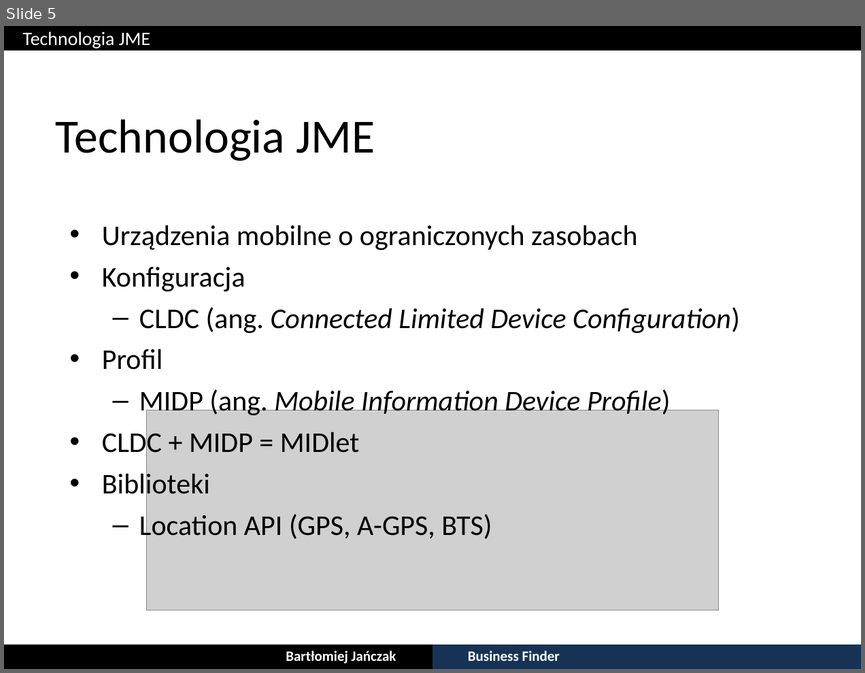
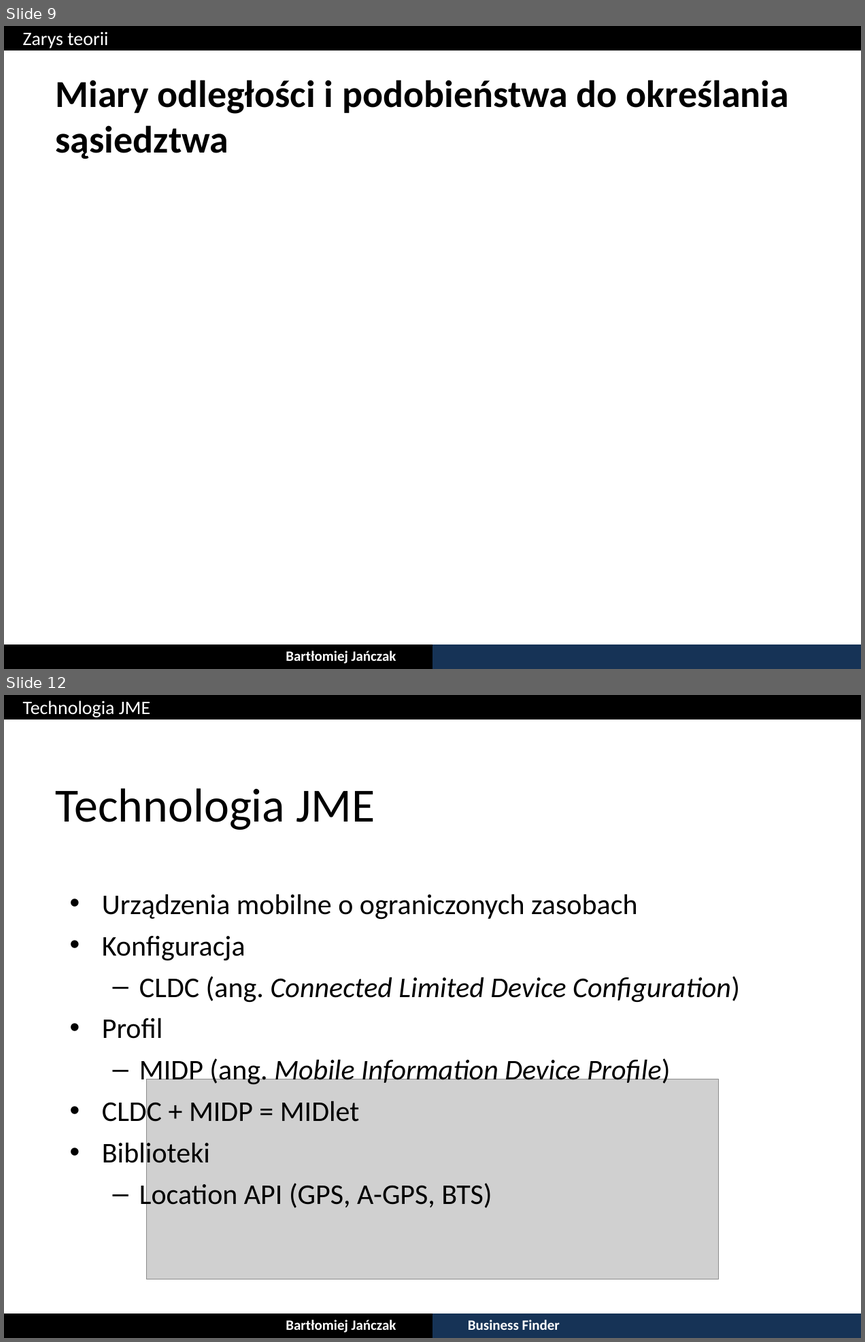
Before and after one commit to bjanczak/mgr, a slide deck: documents/prezentacja/Bartlomiej_Janczak_22_06_2013.ppt. Shown one above the other, each under a label of ours: slide 5 before the commit, slides 9 and 12 after it; the slides between them are not shown. The pictures are 865x673 and 865x1342 pixels, drawn with LibreOffice and Linux fonts; fonts in the diff are those of the drawing; grey boxes stand for pictures. Boxes give left, top, right and bottom in pixels: in the first picture for what was removed or moved away, otherwise in the second. Text is boxed around its words. In the diff, an @@ line names an element or a change of style, - is before the commit and + after.

```diff
--- a/documents/prezentacja/Bartlomiej_Janczak_22_06_2013.ppt
+++ b/documents/prezentacja/Bartlomiej_Janczak_22_06_2013.ppt
@@ slide 9 added at (x1=4, y1=26, x2=861, y2=669), background #FFFFFF @@
@@ rectangle added at (x1=4, y1=26, x2=861, y2=50), fill #000000 @@
@@ text added at (x1=23, y1=31, x2=108, y2=48), 16 pt, text #FFFFFF @@
+Zarys teorii
@@ title added at (x1=56, y1=80, x2=789, y2=159), 32 pt, text #000000, bold @@
+Miary odległości i podobieństwa do określania sąsiedztwa
@@ rectangle added at (x1=4, y1=645, x2=432, y2=669), fill #000000 @@
@@ text added at (x1=286, y1=650, x2=396, y2=663), 12 pt, text #FFFFFF, bold @@
+Bartłomiej Jańczak
@@ rectangle added at (x1=432, y1=645, x2=861, y2=669), fill #163356 @@
@@ what was slide 5 is now slide 12 @@
```
Also in this commit, not shown: 4 slides changed, 6 other slides added.
